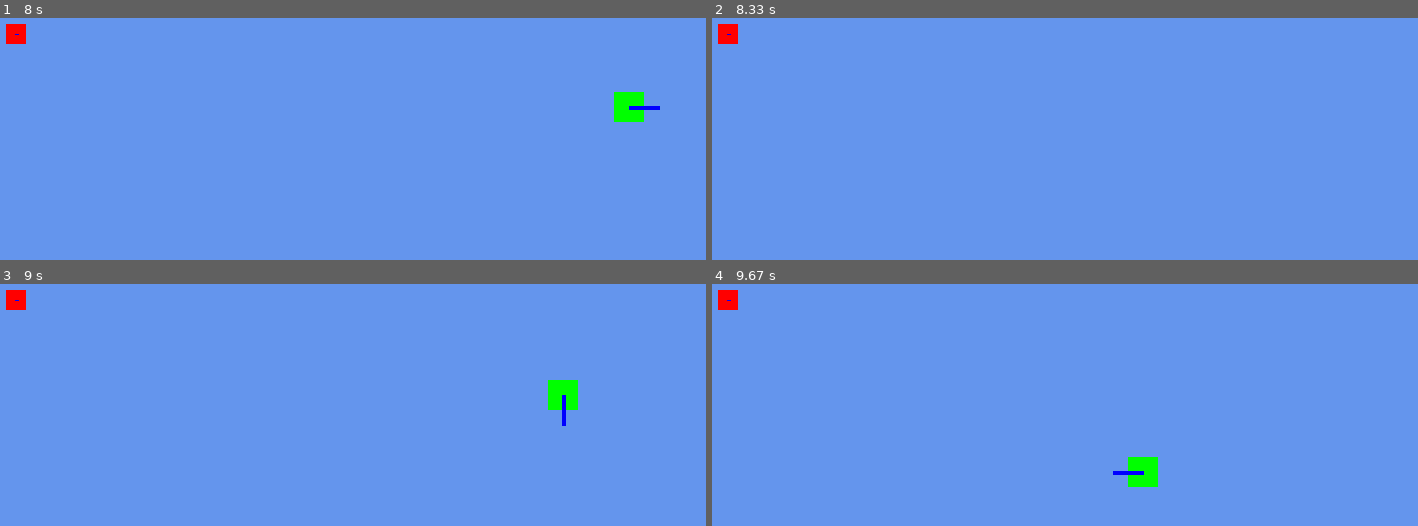
Above: before the commit, frames 1-4 (two rows, left to right).
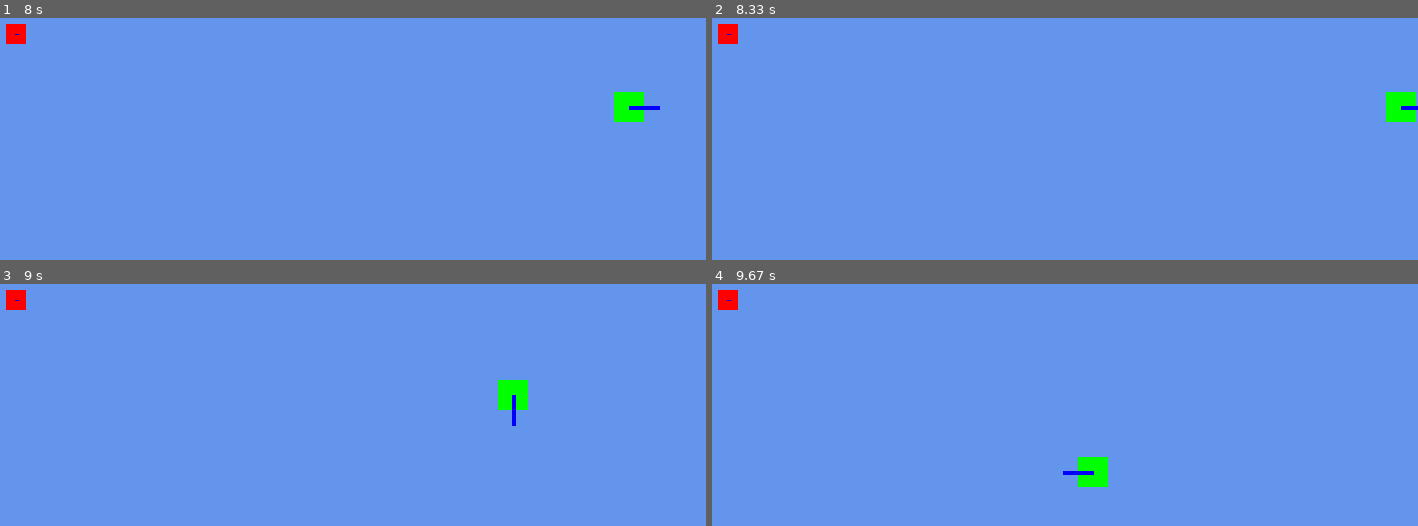
Above: after the commit, the same moments.

Repository: SamLayton97/GDD3400-PygameProject
Game: pygame game, started from IntroToPygame/IntroToPygame.py
Two runs of this game, one before a commit and one after it. Both use one fixed random seed, a clock stepped at 60 frames per second and the inputs below.
Inputs:
- Up to frame 1 (8 s): hold W 0.33-0.8 s; hold D 0.83-1.47 s; hold S 1.5-1.87 s; hold A 1.9-2.37 s; hold D 2.4-2.87 s; hold W 2.9-3.2 s; hold D 3.23-3.7 s; hold A 3.73-4.27 s; hold S 4.3-4.6 s; hold A 4.63-5.03 s; hold W 5.07-5.43 s; hold D 5.47-6.1 s; hold S 6.13-6.5 s; hold A 6.53-7 s; hold D 7.03-7.5 s; hold W 7.53-7.83 s; hold D from 7.87 s (still down)
- Up to frame 2 (8.33 s): keep holding D
- Up to frame 3 (9 s): release D at 8.33 s; hold A 8.37-8.9 s; hold S from 8.93 s (still down)
- Up to frame 4 (9.67 s): release S at 9.23 s; hold A from 9.27 s (still down)

Frame 1 is identical in both runs. In frame 2, 0.5% of the frame differs, in the area x 95-100%, y 30-43%; in frame 3, 1.1%, in the area x 70-82%, y 39-59%; in frame 4, 1.1%.

Commit message:
Constrained agent movement to within world bounds

Diff:
--- a/IntroToPygame/Agent.py
+++ b/IntroToPygame/Agent.py
@@ -52,9 +52,18 @@
 				   (self.objectCenter.numerator + drawVector.numerator, self.objectCenter.denominator + drawVector.denominator), 4)
 
 	# Updates agent's position and collision box
-	def update(self, target):
-		# apply speed-scaled velocity to agent's position
+	def update(self, target, worldBounds):
+		# calculate displacement of agent between frames
 		displacementVector = self.velocity.scale(self.speed)
+
+		# clamp displacement vector to within world bounds
+		futureX = displacementVector.numerator + self.position.numerator
+		futureY = displacementVector.denominator + self.position.denominator
+		if (futureX < 0) or (futureX + self.size > worldBounds.numerator):
+			displacementVector.numerator = 0
+		if (futureY < 0) or (futureY + self.size > worldBounds.denominator):
+			displacementVector.denominator = 0
+
 		self.position += displacementVector
 		self.objectCenter += displacementVector
 
@@ -68,4 +77,4 @@
 		# if agent collides with another, swap between seek-flee behaviors
 		if self.collisionBox.colliderect(other.collisionBox) == True:
 			self.isIt = not self.isIt
-			print(str(self.isIt))
+			print("Tag!")
--- a/IntroToPygame/Enemy.py
+++ b/IntroToPygame/Enemy.py
@@ -19,7 +19,7 @@
 		super().draw(screen)
 
 	# Updates enemy's position, following target object if within attack range
-	def update(self, target):
+	def update(self, target, worldBounds):
 		# if enemy is "it", calculate direction vector towards target
 		if self.isIt:
 			directionVector = target.position - self.position
@@ -31,4 +31,4 @@
 		distToTarget = directionVector.length()
 		if distToTarget < Constants.ATTACK_RANGE:
 			self.velocity = directionVector.normalize()
-			super().update(target)
+			super().update(target, worldBounds)
--- a/IntroToPygame/IntroToPygame.py
+++ b/IntroToPygame/IntroToPygame.py
@@ -36,12 +36,11 @@
 	# lock framerate
 	framerate.tick(Constants.FRAME_RATE)
 
-	# update and draw player
-	myPlayer.update(newEnemy)
+	# update and draw player and enemy
+	worldBounds = Vector(Constants.WORLD_WIDTH, Constants.WORLD_HEIGHT)
+	myPlayer.update(newEnemy, worldBounds)
 	myPlayer.draw(screen)
-
-	# update and draw enemy
-	newEnemy.update(myPlayer)
+	newEnemy.update(myPlayer, worldBounds)
 	newEnemy.draw(screen, myPlayer)
 
 	# update display and erase residue of current frame before drawing next
--- a/IntroToPygame/Player.py
+++ b/IntroToPygame/Player.py
@@ -9,7 +9,7 @@
 
     # Moves player-object in response to player-input (WASD),
     # and updates velocity vector accordingly
-    def update(self, target):
+    def update(self, target, worldBounds):
         # determine un-normalized movement vector according to player-input
         xInput = 0
         yInput = 0
@@ -27,4 +27,4 @@
         if xInput != 0 or yInput != 0:
             movementVector = Vector(xInput, yInput)
             self.velocity = movementVector.normalize()
-            super().update(target)
+            super().update(target, worldBounds)
